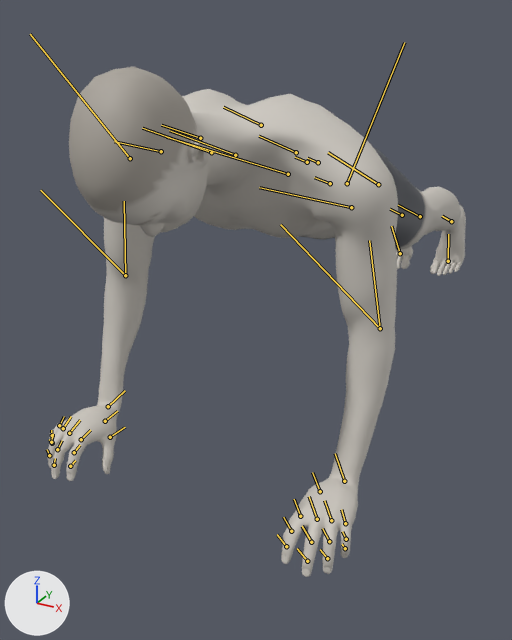
A saved change to the glTF model exports/plyo-push-up.glb.
The view is the same before and after, from a 50 mm lens placed at (0.632, -1.53, 0.862), pointed at (-0.126, -0.151, 0.172). Every picture has the same lights, and +X, +Y and +Z are marked at lower left. The first picture is the older version. Both versions are drawn at frame 48 of the action 'plyo-push-up'; the numbers are the values there. The bones that change, and the others that lie on the model, are drawn over the model as lines.
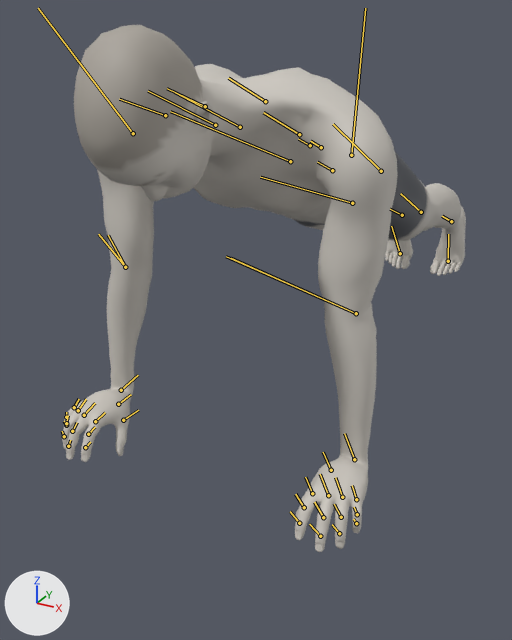
What differs and where, as boxes [x1, y1, x2, y2] in the pictures (512 x 640 px):
'Mesh_0', posed
    before: [47, 67, 466, 577]
    after: [62, 25, 466, 552]
bone 'pelvis', root to tip
    before: (330, 183) to (314, 177)
    after: (332, 170) to (317, 162)
bone 'upperarm_l', root to tip
    before: (347, 183) to (404, 42)
    after: (351, 155) to (365, 8)
bone 'lowerarm_l', root to tip
    before: (380, 328) to (369, 240)
    after: (356, 313) to (231, 258)
bone 'hand_l', root to tip
    before: (344, 481) to (335, 453)
    after: (354, 459) to (344, 433)
bone 'lowerarm_twist_l', root to tip
    before: (380, 328) to (280, 224)
    after: (356, 313) to (226, 256)
bone 'upperarm_r', root to tip
    before: (130, 158) to (30, 34)
    after: (133, 133) to (38, 8)
bone 'lowerarm_r', root to tip
    before: (125, 275) to (40, 190)
    after: (125, 267) to (98, 234)
bone 'hand_r', root to tip
    before: (108, 406) to (125, 390)
    after: (121, 390) to (138, 375)
bone 'lowerarm_twist_r', root to tip
    before: (125, 275) to (124, 201)
    after: (125, 267) to (108, 235)

The change in detail:
Bone 'pelvis' (bone_pelvis) moves from (0.023, -0.484, 0.0) to (0.012, -0.456, 0.0).
Bone 'pelvis' (bone_pelvis) turns from (0, 0, -71) to (0, 0, -69) degrees about its own x, y and z.
Bone 'upperarm_l' (bone_upperarm_l) turns from (-20, -20, 54) to (-17, -57, 51) degrees about its own x, y and z.
Bone 'lowerarm_l' (bone_lowerarm_l) turns from (9, -1, -21) to (-2, 17, -46) degrees about its own x, y and z.
Bone 'hand_l' (bone_hand_l) turns from (75, -14, 25) to (73, 6, 57) degrees about its own x, y and z.
Bone 'lowerarm_twist_l' (bone_lowerarm_twist_l) turns from (31, -13, -24) to (3, -2, -2) degrees about its own x, y and z.
Bone 'upperarm_r' (bone_upperarm_r) turns from (20, 20, 54) to (17, 57, 51) degrees about its own x, y and z.
Bone 'lowerarm_r' (bone_lowerarm_r) turns from (-9, 1, -21) to (2, -17, -46) degrees about its own x, y and z.
Bone 'hand_r' (bone_hand_r) turns from (-75, 14, 25) to (-73, -6, 57) degrees about its own x, y and z.
Bone 'lowerarm_twist_r' (bone_lowerarm_twist_r) turns from (-31, 13, -24) to (-3, 2, -2) degrees about its own x, y and z.
